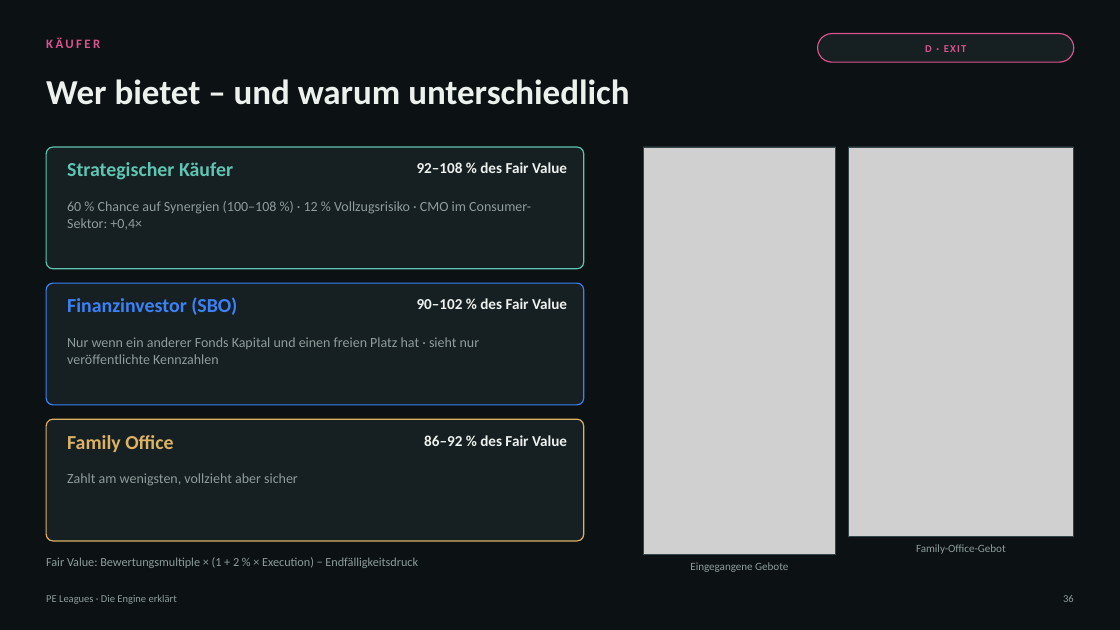
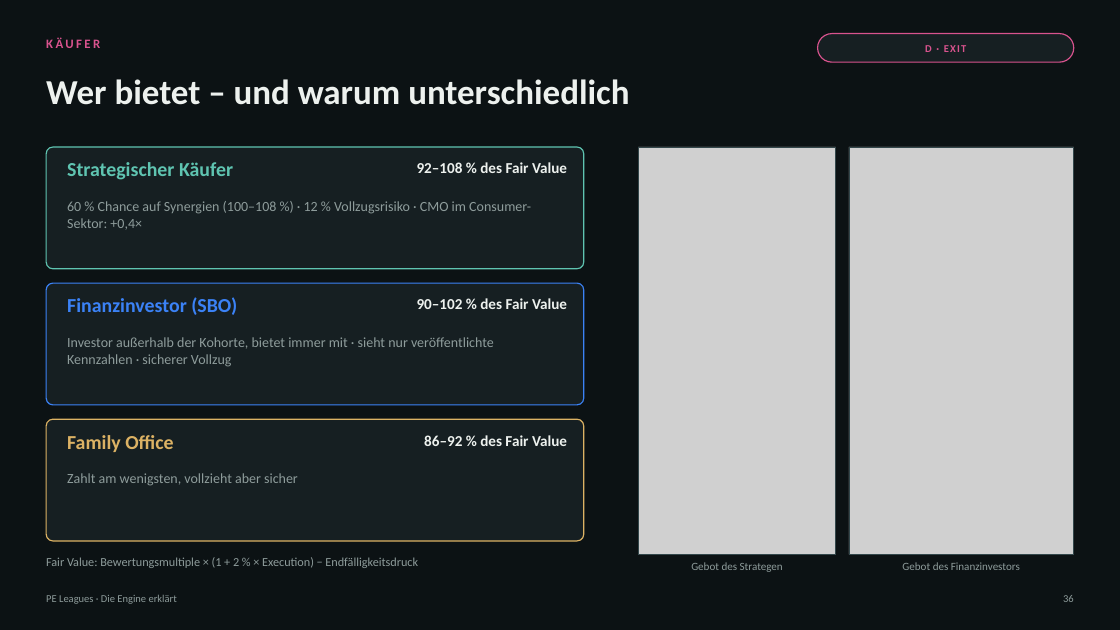
Before and after one commit to thematicum-dev/pe-leagues, a slide deck: slide 36 of docs/lehrmaterial/PE-Leagues_Engine-erklaert.pptx. Drawn at 1120x630 pixels with LibreOffice and Linux fonts; fonts in the diff are those of the drawing; grey boxes stand for pictures. Boxes give left, top, right and bottom in pixels: in the first picture for what was removed or moved away, otherwise in the second. Text is boxed around its words. In the diff, an @@ line names an element or a change of style, - is before the commit and + after.

```diff
--- a/docs/lehrmaterial/PE-Leagues_Engine-erklaert.pptx
+++ b/docs/lehrmaterial/PE-Leagues_Engine-erklaert.pptx
@@ picture: place and size @@
-picture at bbox=[644, 147, 836, 555]
+picture at bbox=[639, 147, 836, 555]
@@ rectangle: place and size @@
-rectangle at bbox=[644, 147, 836, 555]
+rectangle at bbox=[639, 147, 836, 555]
@@ picture: place and size @@
-picture at bbox=[849, 147, 1074, 537]
+picture at bbox=[849, 147, 1074, 555]
@@ rectangle: place and size @@
-rectangle at bbox=[849, 147, 1074, 537]
+rectangle at bbox=[849, 147, 1074, 555]
@@ text at bbox=[67, 337, 494, 367]: text changed @@
-Nur wenn ein anderer Fonds Kapital und einen freien Platz hat · sieht nur veröffentlichte Kennzahlen
+Investor außerhalb der Kohorte, bietet immer mit · sieht nur veröffentlichte Kennzahlen · sicherer Vollzug
@@ text at bbox=[691, 562, 783, 572]: text changed @@
-Eingegangene Gebote
+Gebot des Strategen
@@ text at bbox=[902, 562, 1020, 570]: text changed @@
-Family-Office-Gebot
+Gebot des Finanzinvestors
```
Also in this commit, not shown: 5 other slides changed, 2 other files.
